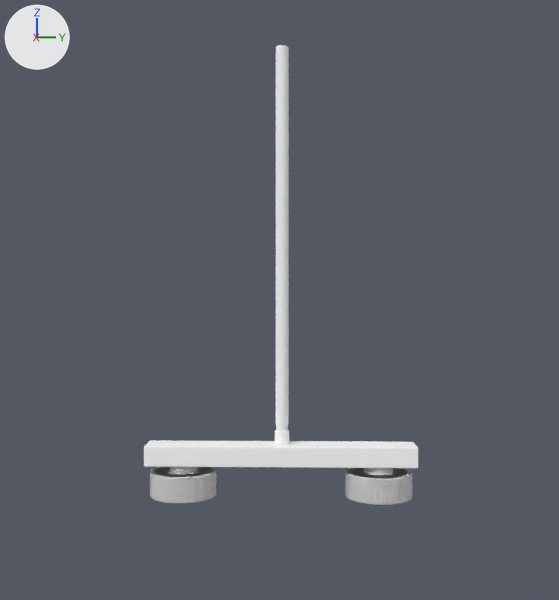
Two versions of the Blender file Models/Robot_Fish/robot_fish_10(RV).blend, one commit apart.
One viewpoint serves both versions: a 50 mm lens placed at (5.04, -1.3, -1.59), pointed at (0.0, -1.43, -1.61). Arrows for +X, +Y and +Z are at upper left; the lights stay in place.

In view in the first picture: 'Magnet Base', 'Magnets', 'Stand'.
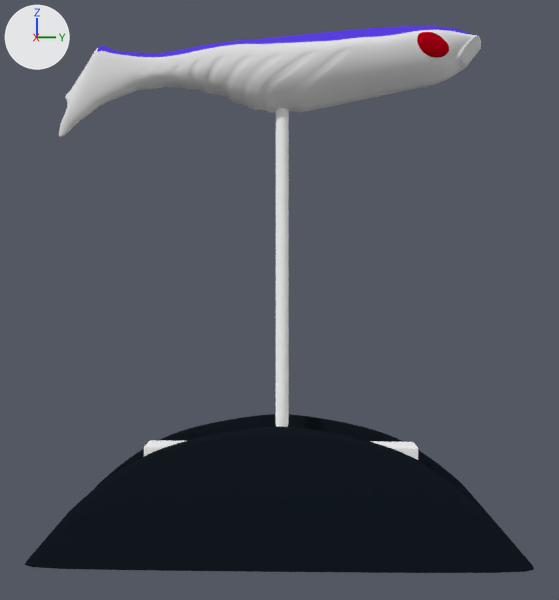
The change, as a diff of the scene's bpy script:
```diff
--- a/Models/Robot_Fish/robot_fish_10(RV).blend.py
+++ b/Models/Robot_Fish/robot_fish_10(RV).blend.py
@@ ob_robot_fish @@
 _m = ob_robot_fish.modifiers.new('Subsurf', 'SUBSURF')
 _m.levels = 3
-ob_robot_fish.hide_render = True
@@ ob_base @@
 _m = ob_base.modifiers.new('Subsurf', 'SUBSURF')
 _m.levels = 3
-ob_base.hide_set(True)  # its collection is switched off
@@ ob_fish_eye @@
 _m = ob_fish_eye.modifiers.new('Subsurf', 'SUBSURF')
 _m.levels = 3
-ob_fish_eye.hide_set(True)  # its collection is switched off
```

Boxes [x1, y1, x2, y2] around the edits, measured in the pictures (559 x 600 px):
'Base', shown (black): after [25, 414, 534, 573]
'Robot Fish', shown: after [59, 26, 481, 137]
'Fish Eye ', shown (red): after [417, 32, 449, 58]
'Magnet Base', unchanged, covered by the edit: before [144, 440, 418, 468]; after [144, 440, 418, 460]
'Magnets', unchanged, covered by the edit: before [150, 467, 412, 505]
